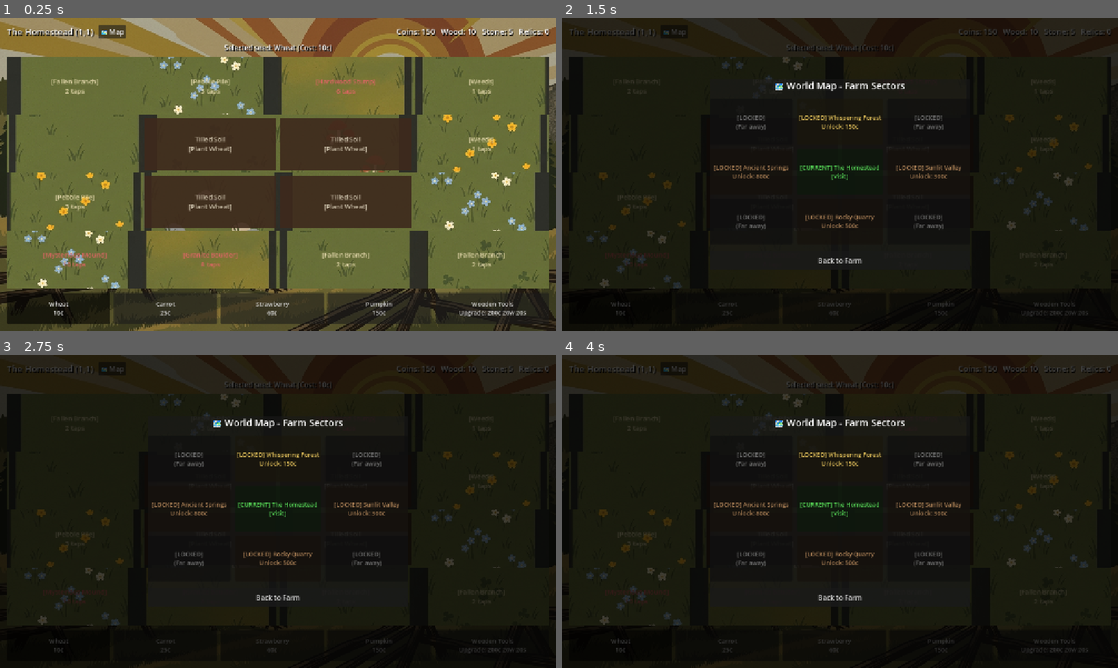
Above: before the commit, frames 1-4 (two rows, left to right).
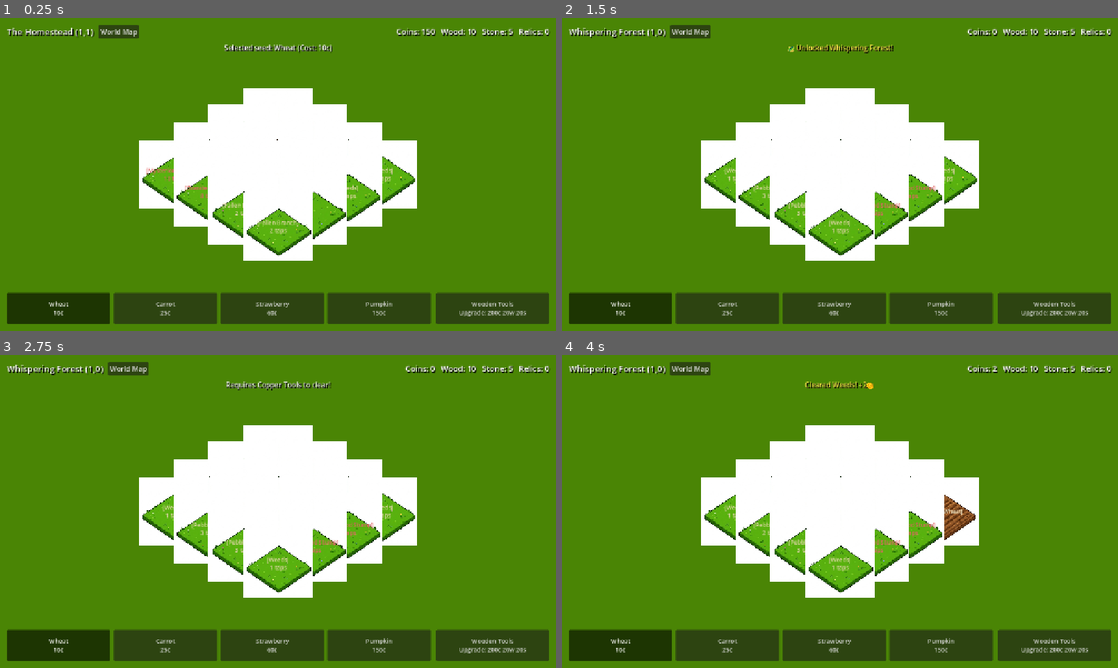
Above: after the commit, the same moments.

Repository: ShootyQ/FarmingApp
Game: Godot game, scene res://scenes/main.tscn
Same seed, same stepped clock (60 frames per second), same inputs: the game is played once before the commit and once after it.
Inputs:
- Up to frame 1 (0.25 s): no input
- Up to frame 2 (1.5 s): click "🗺️ Map" (after the commit: "World Map") at 0.5 s; click "[Fallen Branch] 2 taps" at 1.25 s
- Up to frame 3 (2.75 s): click "[Hardwood Stump] 6 taps" at 2 s
- Up to frame 4 (4 s): click "[Pebble Pile] 3 taps" at 2.75 s; click "[Weeds] 1 taps" at 3.5 s

The runs differ from the first frame. In frame 1, 95% of the frame differs, in the area x 0-100%, y 0-100%; in frame 2, 100%; in frame 3, 100%; in frame 4, 100%.

Commit message:
Convert farm world to true 2:1 isometric diamond grid with furrowed soil plots and drag-panning camera

Diff:
--- a/scenes/main.tscn
+++ b/scenes/main.tscn
@@ -1,7 +1,6 @@
-[gd_scene load_steps=3 format=3 uid="uid://c8qy4m8g3e1m7"]
+[gd_scene load_steps=2 format=3 uid="uid://c8qy4m8g3e1m7"]
 
 [ext_resource type="Script" path="res://scripts/main.gd" id="1_4m1x5"]
-[ext_resource type="Texture2D" uid="uid://dma0r3y3hi3ye" path="res://assets/farm_backdrop.jpg" id="2_backdrop"]
 
 [node name="Main" type="Control"]
 layout_mode = 3
@@ -10,144 +9,153 @@
 anchor_bottom = 1.0
 grow_horizontal = 2
 grow_vertical = 2
+mouse_filter = 1
 script = ExtResource("1_4m1x5")
 
-[node name="Background" type="TextureRect" parent="."]
-layout_mode = 1
-anchors_preset = 15
-anchor_right = 1.0
-anchor_bottom = 1.0
-grow_horizontal = 2
-grow_vertical = 2
-texture = ExtResource("2_backdrop")
-expand_mode = 1
-stretch_mode = 6
-
-[node name="Scrim" type="ColorRect" parent="."]
-layout_mode = 1
-anchors_preset = 15
-anchor_right = 1.0
-anchor_bottom = 1.0
-grow_horizontal = 2
-grow_vertical = 2
-color = Color(0.12, 0.15, 0.1, 0.35)
-
-[node name="Margin" type="MarginContainer" parent="."]
-layout_mode = 1
-anchors_preset = 15
-anchor_right = 1.0
-anchor_bottom = 1.0
-grow_horizontal = 2
-grow_vertical = 2
+[node name="PastureBackground" type="ColorRect" parent="."]
+layout_mode = 1
+anchors_preset = 15
+anchor_right = 1.0
+anchor_bottom = 1.0
+grow_horizontal = 2
+grow_vertical = 2
+mouse_filter = 2
+color = Color(0.29, 0.52, 0.02, 1)
+
+[node name="WorldViewport" type="Control" parent="."]
+layout_mode = 1
+anchors_preset = 15
+anchor_right = 1.0
+anchor_bottom = 1.0
+grow_horizontal = 2
+grow_vertical = 2
+mouse_filter = 1
+
+[node name="World" type="Node2D" parent="WorldViewport"]
+position = Vector2(640, 360)
+
+[node name="Plots" type="Node2D" parent="WorldViewport/World"]
+
+[node name="Camera2D" type="Camera2D" parent="WorldViewport/World"]
+position_smoothing_enabled = true
+
+[node name="HUD" type="CanvasLayer" parent="."]
+
+[node name="Margin" type="MarginContainer" parent="HUD"]
+anchors_preset = 15
+anchor_right = 1.0
+anchor_bottom = 1.0
+grow_horizontal = 2
+grow_vertical = 2
+mouse_filter = 2
 theme_override_constants/margin_left = 16
 theme_override_constants/margin_top = 16
 theme_override_constants/margin_right = 16
 theme_override_constants/margin_bottom = 16
 
-[node name="VBox" type="VBoxContainer" parent="Margin"]
-layout_mode = 2
+[node name="VBox" type="VBoxContainer" parent="HUD/Margin"]
+layout_mode = 2
+mouse_filter = 2
 theme_override_constants/separation = 10
 
-[node name="TopBar" type="HBoxContainer" parent="Margin/VBox"]
+[node name="TopBar" type="HBoxContainer" parent="HUD/Margin/VBox"]
 layout_mode = 2
 theme_override_constants/separation = 16
 
-[node name="SectorInfo" type="HBoxContainer" parent="Margin/VBox/TopBar"]
+[node name="SectorInfo" type="HBoxContainer" parent="HUD/Margin/VBox/TopBar"]
 layout_mode = 2
 size_flags_horizontal = 3
 theme_override_constants/separation = 12
 
-[node name="SectorTitle" type="Label" parent="Margin/VBox/TopBar/SectorInfo"]
+[node name="SectorTitle" type="Label" parent="HUD/Margin/VBox/TopBar/SectorInfo"]
 layout_mode = 2
 theme_override_colors/font_shadow_color = Color(0, 0, 0, 0.8)
 theme_override_constants/shadow_offset_x = 2
 theme_override_constants/shadow_offset_y = 2
 theme_override_font_sizes/font_size = 20
-text = "📍 The Homestead (1,1)"
-
-[node name="MapBtn" type="Button" parent="Margin/VBox/TopBar/SectorInfo"]
+text = "The Homestead (1,1)"
+
+[node name="MapBtn" type="Button" parent="HUD/Margin/VBox/TopBar/SectorInfo"]
 layout_mode = 2
 theme_override_font_sizes/font_size = 16
-text = "🗺️ Map"
-
-[node name="Resources" type="HBoxContainer" parent="Margin/VBox/TopBar"]
+text = "World Map"
+
+[node name="Resources" type="HBoxContainer" parent="HUD/Margin/VBox/TopBar"]
 layout_mode = 2
 theme_override_constants/separation = 14
 
-[node name="Coins" type="Label" parent="Margin/VBox/TopBar/Resources"]
-layout_mode = 2
-theme_override_colors/font_shadow_color = Color(0, 0, 0, 0.8)
-theme_override_constants/shadow_offset_x = 2
-theme_override_constants/shadow_offset_y = 2
-theme_override_font_sizes/font_size = 18
-text = "🪙 150"
-
-[node name="Wood" type="Label" parent="Margin/VBox/TopBar/Resources"]
-layout_mode = 2
-theme_override_colors/font_shadow_color = Color(0, 0, 0, 0.8)
-theme_override_constants/shadow_offset_x = 2
-theme_override_constants/shadow_offset_y = 2
-theme_override_font_sizes/font_size = 18
-text = "🪵 10"
-
-[node name="Stone" type="Label" parent="Margin/VBox/TopBar/Resources"]
-layout_mode = 2
-theme_override_colors/font_shadow_color = Color(0, 0, 0, 0.8)
-theme_override_constants/shadow_offset_x = 2
-theme_override_constants/shadow_offset_y = 2
-theme_override_font_sizes/font_size = 18
-text = "🪨 5"
-
-[node name="Relics" type="Label" parent="Margin/VBox/TopBar/Resources"]
-layout_mode = 2
-theme_override_colors/font_shadow_color = Color(0, 0, 0, 0.8)
-theme_override_constants/shadow_offset_x = 2
-theme_override_constants/shadow_offset_y = 2
-theme_override_font_sizes/font_size = 18
-text = "🏺 0"
-
-[node name="StatusBanner" type="Label" parent="Margin/VBox"]
+[node name="Coins" type="Label" parent="HUD/Margin/VBox/TopBar/Resources"]
+layout_mode = 2
+theme_override_colors/font_shadow_color = Color(0, 0, 0, 0.8)
+theme_override_constants/shadow_offset_x = 2
+theme_override_constants/shadow_offset_y = 2
+theme_override_font_sizes/font_size = 18
+text = "Coins: 150"
+
+[node name="Wood" type="Label" parent="HUD/Margin/VBox/TopBar/Resources"]
+layout_mode = 2
+theme_override_colors/font_shadow_color = Color(0, 0, 0, 0.8)
+theme_override_constants/shadow_offset_x = 2
+theme_override_constants/shadow_offset_y = 2
+theme_override_font_sizes/font_size = 18
+text = "Wood: 10"
+
+[node name="Stone" type="Label" parent="HUD/Margin/VBox/TopBar/Resources"]
+layout_mode = 2
+theme_override_colors/font_shadow_color = Color(0, 0, 0, 0.8)
+theme_override_constants/shadow_offset_x = 2
+theme_override_constants/shadow_offset_y = 2
+theme_override_font_sizes/font_size = 18
+text = "Stone: 5"
+
+[node name="Relics" type="Label" parent="HUD/Margin/VBox/TopBar/Resources"]
+layout_mode = 2
+theme_override_colors/font_shadow_color = Color(0, 0, 0, 0.8)
+theme_override_constants/shadow_offset_x = 2
+theme_override_constants/shadow_offset_y = 2
+theme_override_font_sizes/font_size = 18
+text = "Relics: 0"
+
+[node name="StatusBanner" type="Label" parent="HUD/Margin/VBox"]
 layout_mode = 2
 theme_override_colors/font_shadow_color = Color(0, 0, 0, 0.9)
 theme_override_constants/shadow_offset_x = 2
 theme_override_constants/shadow_offset_y = 2
 theme_override_font_sizes/font_size = 16
-text = "Tap weeds, logs, or rocks to clear your farm! Tap soil to plant."
+text = "Tap weeds or rocks to clear! Tap furrowed soil to plant crops."
 horizontal_alignment = 1
 
-[node name="GridContainer" type="GridContainer" parent="Margin/VBox"]
+[node name="Spacer" type="Control" parent="HUD/Margin/VBox"]
 layout_mode = 2
 size_flags_vertical = 3
-theme_override_constants/h_separation = 0
-theme_override_constants/v_separation = 0
-columns = 4
-
-[node name="BottomControls" type="HBoxContainer" parent="Margin/VBox"]
+mouse_filter = 2
+
+[node name="BottomControls" type="HBoxContainer" parent="HUD/Margin/VBox"]
 custom_minimum_size = Vector2(0, 72)
 layout_mode = 2
 theme_override_constants/separation = 12
 
-[node name="SeedBar" type="HBoxContainer" parent="Margin/VBox/BottomControls"]
+[node name="SeedBar" type="HBoxContainer" parent="HUD/Margin/VBox/BottomControls"]
 layout_mode = 2
 size_flags_horizontal = 3
 theme_override_constants/separation = 8
 
-[node name="ToolUpgradeBtn" type="Button" parent="Margin/VBox/BottomControls"]
+[node name="ToolUpgradeBtn" type="Button" parent="HUD/Margin/VBox/BottomControls"]
 custom_minimum_size = Vector2(260, 0)
 layout_mode = 2
 theme_override_font_sizes/font_size = 14
-text = "🛠️ Tools Upgrade"
-
-[node name="MapModal" type="Control" parent="."]
+text = "Tools Upgrade"
+
+[node name="MapModal" type="Control" parent="HUD"]
 visible = false
-layout_mode = 1
-anchors_preset = 15
-anchor_right = 1.0
-anchor_bottom = 1.0
-grow_horizontal = 2
-grow_vertical = 2
-
-[node name="Overlay" type="ColorRect" parent="MapModal"]
+layout_mode = 3
+anchors_preset = 15
+anchor_right = 1.0
+anchor_bottom = 1.0
+grow_horizontal = 2
+grow_vertical = 2
+
+[node name="Overlay" type="ColorRect" parent="HUD/MapModal"]
 layout_mode = 1
 anchors_preset = 15
 anchor_right = 1.0
@@ -156,7 +164,7 @@
 grow_vertical = 2
 color = Color(0, 0, 0, 0.75)
 
-[node name="Panel" type="PanelContainer" parent="MapModal"]
+[node name="Panel" type="PanelContainer" parent="HUD/MapModal"]
 layout_mode = 1
 anchors_preset = 8
 anchor_left = 0.5
@@ -170,24 +178,24 @@
 grow_horizontal = 2
 grow_vertical = 2
 
-[node name="VBox" type="VBoxContainer" parent="MapModal/Panel"]
+[node name="VBox" type="VBoxContainer" parent="HUD/MapModal/Panel"]
 layout_mode = 2
 theme_override_constants/separation = 16
 
-[node name="Title" type="Label" parent="MapModal/Panel/VBox"]
+[node name="Title" type="Label" parent="HUD/MapModal/Panel/VBox"]
 layout_mode = 2
 theme_override_font_sizes/font_size = 22
-text = "🗺️ World Map - Farm Sectors"
+text = "World Map - Farm Sectors"
 horizontal_alignment = 1
 
-[node name="MapGrid" type="GridContainer" parent="MapModal/Panel/VBox"]
+[node name="MapGrid" type="GridContainer" parent="HUD/MapModal/Panel/VBox"]
 layout_mode = 2
 size_flags_vertical = 3
 theme_override_constants/h_separation = 10
 theme_override_constants/v_separation = 10
 columns = 3
 
-[node name="CloseMapBtn" type="Button" parent="MapModal/Panel/VBox"]
+[node name="CloseMapBtn" type="Button" parent="HUD/MapModal/Panel/VBox"]
 custom_minimum_size = Vector2(0, 44)
 layout_mode = 2
 theme_override_font_sizes/font_size = 16
--- a/scripts/main.gd
+++ b/scripts/main.gd
@@ -1,26 +1,38 @@
 extends Control
 
-# FarmingApp: Layered Meadow Grid & 1970s UI Controller
-
-@onready var coins_label = $Margin/VBox/TopBar/Resources/Coins
-@onready var wood_label = $Margin/VBox/TopBar/Resources/Wood
-@onready var stone_label = $Margin/VBox/TopBar/Resources/Stone
-@onready var relics_label = $Margin/VBox/TopBar/Resources/Relics
-@onready var sector_title = $Margin/VBox/TopBar/SectorInfo/SectorTitle
-@onready var status_banner = $Margin/VBox/StatusBanner
-
-@onready var tile_grid = $Margin/VBox/GridContainer
-@onready var seed_bar = $Margin/VBox/BottomControls/SeedBar
-@onready var tool_btn = $Margin/VBox/BottomControls/ToolUpgradeBtn
-@onready var map_modal = $MapModal
-@onready var map_grid = $MapModal/Panel/VBox/MapGrid
-
-var grass_textures: Array[Texture2D] = []
-var tile_controls: Array[Control] = []
+# FarmingApp: Authentic 2:1 Isometric FarmVille Engine
+
+const ISO_W = 160.0
+const ISO_H = 80.0
+
+@onready var world_container = $WorldViewport/World
+@onready var plots_root = $WorldViewport/World/Plots
+@onready var camera = $WorldViewport/World/Camera2D
+
+@onready var coins_label = $HUD/Margin/VBox/TopBar/Resources/Coins
+@onready var wood_label = $HUD/Margin/VBox/TopBar/Resources/Wood
+@onready var stone_label = $HUD/Margin/VBox/TopBar/Resources/Stone
+@onready var relics_label = $HUD/Margin/VBox/TopBar/Resources/Relics
+@onready var sector_title = $HUD/Margin/VBox/TopBar/SectorInfo/SectorTitle
+@onready var status_banner = $HUD/Margin/VBox/StatusBanner
+
+@onready var seed_bar = $HUD/Margin/VBox/BottomControls/SeedBar
+@onready var tool_btn = $HUD/Margin/VBox/BottomControls/ToolUpgradeBtn
+@onready var map_modal = $HUD/MapModal
+@onready var map_grid = $HUD/MapModal/Panel/VBox/MapGrid
+
+var iso_grass_tex = preload("res://assets/tiles/iso_grass.png")
+var iso_soil_tex = preload("res://assets/tiles/iso_soil.png")
+
+var plot_nodes: Array[Node2D] = []
+
+# Camera drag state
+var is_dragging: bool = false
+var drag_start_mouse: Vector2 = Vector2.ZERO
+var drag_start_cam: Vector2 = Vector2.ZERO
 
 func _ready():
-	_load_grass_textures()
-	_setup_grid_cells()
+	_build_isometric_grid()
 	_setup_seed_buttons()
 	_setup_map_buttons()
 
@@ -29,8 +41,8 @@
 	GameState.message_broadcast.connect(_show_message)
 
 	tool_btn.pressed.connect(_on_tool_upgrade_pressed)
-	$Margin/VBox/TopBar/SectorInfo/MapBtn.pressed.connect(func(): map_modal.visible = true)
-	$MapModal/Panel/VBox/CloseMapBtn.pressed.connect(func(): map_modal.visible = false)
+	$HUD/Margin/VBox/TopBar/SectorInfo/MapBtn.pressed.connect(func(): map_modal.visible = true)
+	$HUD/MapModal/Panel/VBox/CloseMapBtn.pressed.connect(func(): map_modal.visible = false)
 
 	_select_crop("wheat")
 	_refresh_ui()
@@ -39,69 +51,79 @@
 	GameState.update_crop_timers()
 	_update_active_crop_labels()
 
-func _load_grass_textures():
-	grass_textures.clear()
-	for i in range(8):
-		var path = "res://assets/tiles/grass_%d.png" % i
-		if ResourceLoader.exists(path):
-			grass_textures.append(load(path))
-
-func _get_grass_for_cell(idx: int) -> Texture2D:
-	if grass_textures.is_empty():
-		return null
-	# Organic pseudo-random variation per tile
-	var seed_val = (idx * 3 + (idx / 4) * 5) % grass_textures.size()
-	return grass_textures[seed_val]
-
-func _setup_grid_cells():
-	tile_controls.clear()
-	for child in tile_grid.get_children():
+func _unhandled_input(event: InputEvent):
+	# Pan with mouse drag or touch
+	if event is InputEventMouseButton:
+		if event.button_index == MOUSE_BUTTON_LEFT:
+			if event.pressed:
+				is_dragging = true
+				drag_start_mouse = get_viewport().get_mouse_position()
+				drag_start_cam = camera.position
+			else:
+				is_dragging = false
+		elif event.button_index == MOUSE_BUTTON_WHEEL_UP:
+			camera.zoom = clamp(camera.zoom * 1.1, Vector2(0.6, 0.6), Vector2(2.0, 2.0))
+		elif event.button_index == MOUSE_BUTTON_WHEEL_DOWN:
+			camera.zoom = clamp(camera.zoom * 0.9, Vector2(0.6, 0.6), Vector2(2.0, 2.0))
+
+	elif event is InputEventMouseMotion and is_dragging:
+		var current_mouse = get_viewport().get_mouse_position()
+		var diff = (drag_start_mouse - current_mouse) / camera.zoom
+		camera.position = drag_start_cam + diff
+
+func _build_isometric_grid():
+	plot_nodes.clear()
+	for child in plots_root.get_children():
 		child.queue_free()
 
+	# 4x4 isometric diamond grid
+	var origin_x = 0.0
+	var origin_y = -120.0
+
 	for i in range(16):
-		var cell_root = Control.new()
-		cell_root.size_flags_horizontal = Control.SIZE_EXPAND_FILL
-		cell_root.size_flags_vertical = Control.SIZE_EXPAND_FILL
-		cell_root.mouse_filter = Control.MOUSE_FILTER_PASS
-
-		# Layer 0: Grass Meadow Background
-		var grass_tex = TextureRect.new()
-		grass_tex.name = "GrassBG"
-		grass_tex.texture = _get_grass_for_cell(i)
-		grass_tex.expand_mode = TextureRect.EXPAND_IGNORE_SIZE
-		grass_tex.stretch_mode = TextureRect.STRETCH_KEEP_ASPECT_COVERED
-		grass_tex.set_anchors_preset(Control.PRESET_FULL_RECT)
-		grass_tex.mouse_filter = Control.MOUSE_FILTER_IGNORE
-		cell_root.add_child(grass_tex)
-
-		# Layer 1: Tilled Soil Bed (Only visible if tilled soil)
-		var soil_bed = ColorRect.new()
-		soil_bed.name = "SoilBed"
-		soil_bed.color = Color(0.24, 0.16, 0.11, 0.90) # Rich dark umber loam
-		soil_bed.set_anchors_preset(Control.PRESET_FULL_RECT)
-		soil_bed.offset_left = 6
-		soil_bed.offset_top = 6
-		soil_bed.offset_right = -6
-		soil_bed.offset_bottom = -6
-		soil_bed.visible = false
-		soil_bed.mouse_filter = Control.MOUSE_FILTER_IGNORE
-		cell_root.add_child(soil_bed)
-
-		# Layer 2: Interactive Touch Button & Badge
-		var btn = Button.new()
-		btn.name = "CellButton"
-		btn.set_anchors_preset(Control.PRESET_FULL_RECT)
-		btn.flat = true
-		btn.autowrap_mode = TextServer.AUTOWRAP_WORD_SMART
-		btn.clip_text = false
-		btn.add_theme_font_size_override("font_size", 15)
+		var gx = i % 4
+		var gy = i / 4
+
+		# 2:1 Isometric formula
+		var iso_x = origin_x + (gx - gy) * (ISO_W * 0.5)
+		var iso_y = origin_y + (gx + gy) * (ISO_H * 0.5)
+
+		var node = Node2D.new()
+		node.name = "Plot_%d" % i
+		node.position = Vector2(iso_x, iso_y)
+		node.z_index = gx + gy # Y-sort depth
+
+		# Layer 0: Grass Diamond
+		var grass_sprite = Sprite2D.new()
+		grass_sprite.name = "Grass"
+		grass_sprite.texture = iso_grass_tex
+		grass_sprite.scale = Vector2(ISO_W / 512.0, ISO_H / 256.0)
+		node.add_child(grass_sprite)
+
+		# Layer 1: Furrowed Soil Diamond (FarmVille plowed rows)
+		var soil_sprite = Sprite2D.new()
+		soil_sprite.name = "Soil"
+		soil_sprite.texture = iso_soil_tex
+		soil_sprite.scale = Vector2(ISO_W / 512.0, ISO_H / 256.0)
+		soil_sprite.visible = false
+		node.add_child(soil_sprite)
+
+		# Layer 2: Interactive Touch Area & Badge
+		var touch_btn = Button.new()
+		touch_btn.name = "TouchBtn"
+		touch_btn.flat = true
+		touch_btn.custom_minimum_size = Vector2(ISO_W, ISO_H)
+		touch_btn.position = Vector2(-ISO_W * 0.5, -ISO_H * 0.5)
+		touch_btn.clip_text = false
+		touch_btn.autowrap_mode = TextServer.AUTOWRAP_WORD_SMART
+		touch_btn.add_theme_font_size_override("font_size", 13)
 
 		var idx = i
-		btn.pressed.connect(func(): _on_tile_clicked(idx))
-		cell_root.add_child(btn)
-
-		tile_grid.add_child(cell_root)
-		tile_controls.append(cell_root)
+		touch_btn.pressed.connect(func(): _on_plot_clicked(idx))
+		node.add_child(touch_btn)
+
+		plots_root.add_child(node)
+		plot_nodes.append(node)
 
 func _setup_seed_buttons():
 	for child in seed_bar.get_children():
@@ -144,9 +166,9 @@
 	var c = GameData.CROPS[crop_id]
 	_show_message("Selected seed: %s (Cost: %dc)" % [c["name"], c["cost"]], false)
 
-func _on_tile_clicked(idx: int):
+func _on_plot_clicked(idx: int):
 	GameState.interact_with_tile(GameState.current_sector_coord, idx)
-	_render_cell(idx)
+	_render_plot(idx)
 
 func _on_tool_upgrade_pressed():
 	if GameState.can_upgrade_tool():
@@ -184,7 +206,7 @@
 	relics_label.text = "Relics: %d" % GameState.relics
 
 	var s_info = GameData.SECTORS.get(GameState.current_sector_coord, {})
-	sector_title.text = "%s (%s)" % [s_info.get("name", "Meadow"), GameState.current_sector_coord]
+	sector_title.text = "%s (%s)" % [s_info.get("name", "Farm"), GameState.current_sector_coord]
 
 	var cur_tool = GameState.get_tool_info()
 	if GameState.tool_tier < GameData.TOOL_TIERS.size() - 1:
@@ -194,20 +216,20 @@
 		tool_btn.text = "%s\n(Max Tier)" % cur_tool["name"]
 
 	for i in range(16):
-		_render_cell(i)
+		_render_plot(i)
 
 	_refresh_map_grid()
 
-func _render_cell(idx: int):
-	if idx >= tile_controls.size():
+func _render_plot(idx: int):
+	if idx >= plot_nodes.size():
 		return
-	var cell = tile_controls[idx]
-	var soil_bed = cell.get_node("SoilBed") as ColorRect
-	var btn = cell.get_node("CellButton") as Button
+	var node = plot_nodes[idx]
+	var soil_sprite = node.get_node("Soil") as Sprite2D
+	var btn = node.get_node("TouchBtn") as Button
 
 	var tiles = GameState.sector_tiles.get(GameState.current_sector_coord, [])
 	if idx >= tiles.size():
-		soil_bed.visible = false
+		soil_sprite.visible = false
 		btn.text = ""
 		return
 
@@ -216,41 +238,38 @@
 
 	match type:
 		"grass":
-			# Pure clean meadow grass! No soil bed.
-			soil_bed.visible = false
-			btn.text = "" # Clean meadow, tap to till
+			soil_sprite.visible = false
+			btn.text = ""
 			btn.modulate = Color.WHITE
 
 		"obstacle":
-			# Obstacle sits directly on top of the grass meadow
-			soil_bed.visible = false
+			soil_sprite.visible = false
 			var obs = GameData.OBSTACLES[tile["obstacle_id"]]
 			btn.text = "[%s]\n%d taps" % [obs["name"], tile["taps_left"]]
 			if obs["required_tool_tier"] > GameState.tool_tier:
-				btn.modulate = Color(1.0, 0.45, 0.45) # Warning red
-			else:
-				btn.modulate = Color(1.0, 0.95, 0.75) # Warm parchment
+				btn.modulate = Color(1.0, 0.45, 0.45)
+			else:
+				btn.modulate = Color(1.0, 0.95, 0.75)
 
 		"soil":
-			# Tilled soil bed overlays the grass
-			soil_bed.visible = true
+			soil_sprite.visible = true
 			var state = tile.get("state", "empty")
 			if state == "empty":
-				btn.text = "Tilled Soil\n[Plant %s]" % GameState.selected_crop.capitalize()
-				btn.modulate = Color(0.9, 0.85, 0.75)
+				btn.text = "[Plant %s]" % GameState.selected_crop.capitalize()
+				btn.modulate = Color(1.0, 0.95, 0.8)
 			elif state == "ready":
 				var crop = GameData.CROPS[tile["crop"]]
 				var is_mut = tile.get("is_mutated", false)
 				if is_mut:
 					btn.text = "**%s**\nHARVEST! (+%dc)" % [crop["mutated_name"].to_upper(), crop["mutated_reward"]]
-					btn.modulate = Color(1.0, 0.88, 0.2) # Radiant gold
+					btn.modulate = Color(1.0, 0.88, 0.2)
 				else:
 					btn.text = "%s\nHARVEST! (+%dc)" % [crop["name"].to_upper(), crop["reward"]]
-					btn.modulate = Color(1.0, 1.0, 0.5) # Ripe yellow
+					btn.modulate = Color(1.0, 1.0, 0.4)
 			elif state == "growing":
 				var crop = GameData.CROPS[tile["crop"]]
 				btn.text = "%s (Growing)" % crop["name"]
-				btn.modulate = Color(0.7, 0.95, 0.7)
+				btn.modulate = Color(0.8, 1.0, 0.8)
 
 func _update_active_crop_labels():
 	var tiles = GameState.sector_tiles.get(GameState.current_sector_coord, [])
@@ -261,12 +280,12 @@
 			var crop = GameData.CROPS[tile["crop"]]
 			var elapsed = now - tile.get("plant_time", now)
 			var remain = max(0.0, tile.get("grow_duration", 0.0) - elapsed)
-			var btn = tile_controls[i].get_node("CellButton") as Button
+			var btn = plot_nodes[i].get_node("TouchBtn") as Button
 			if remain > 0:
 				btn.text = "%s\n%ds left" % [crop["name"], ceil(remain)]
 			else:
 				tile["state"] = "ready"
-				_render_cell(i)
+				_render_plot(i)
 
 func _refresh_map_grid():
 	var idx = 0
@@ -293,7 +312,7 @@
 
 func _on_tile_updated(coord: String, tile_idx: int):
 	if coord == GameState.current_sector_coord:
-		_render_cell(tile_idx)
+		_render_plot(tile_idx)
 
 func _show_message(text: String, is_reward: bool):
 	status_banner.text = text
Binary file added: assets/isometric_objects.jpg
Not shown, added: assets/isometric_objects.jpg.import
Binary file added: assets/isometric_tiles.jpg
Not shown, added: assets/isometric_tiles.jpg.import
Binary file added: assets/tiles/iso_grass.png
Not shown, added: assets/tiles/iso_grass.png.import
Binary file added: assets/tiles/iso_path.png
Not shown, added: assets/tiles/iso_path.png.import
Binary file added: assets/tiles/iso_soil.png
Not shown, added: assets/tiles/iso_soil.png.import
Binary file added: assets/tiles/iso_soil_watered.png
Not shown, added: assets/tiles/iso_soil_watered.png.import
